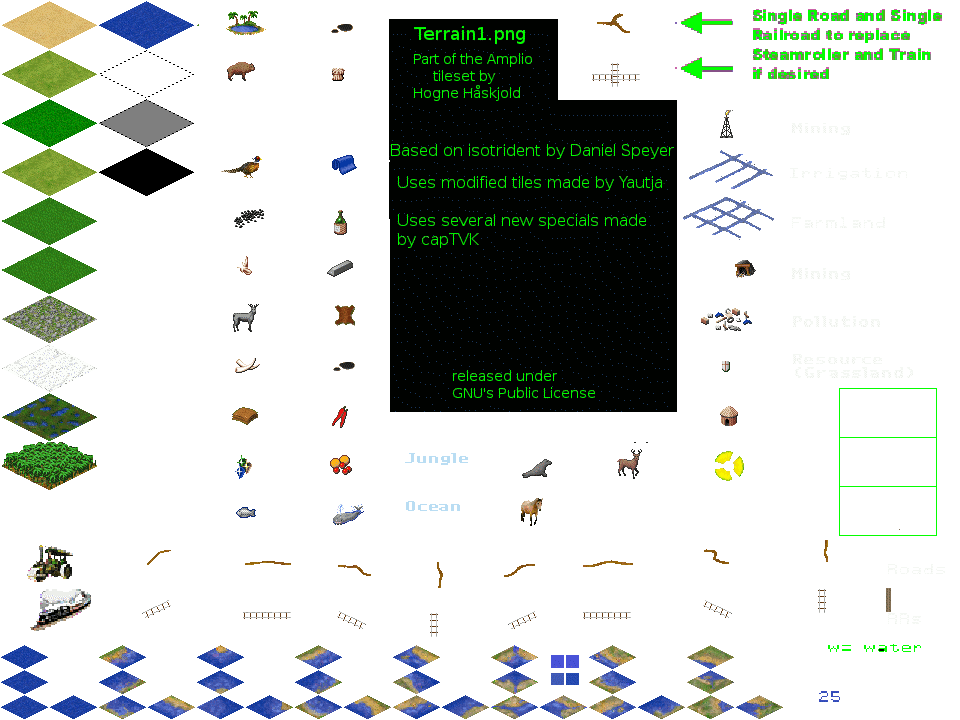
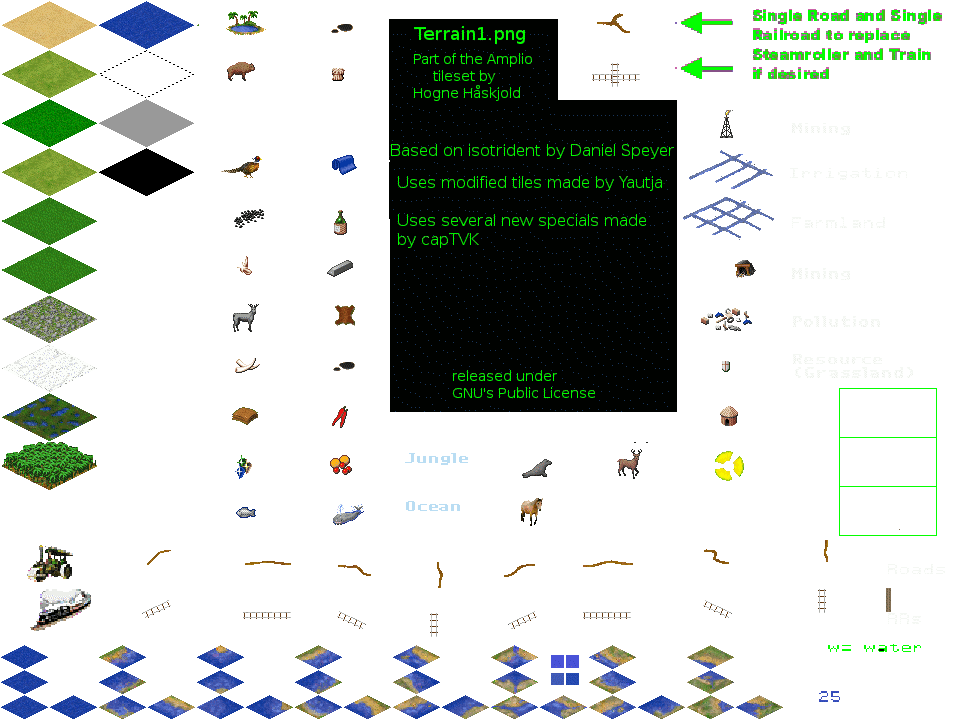
Layer changes from the first 960x720 image to the second:
renamed "Wklejona warstwa" to "Wklejona warstwa #1", opacity 50% → 100%, painted on it over left=99, top=99, right=194, bottom=147
painted on "terrains.png" over left=100, top=99, right=194, bottom=147
